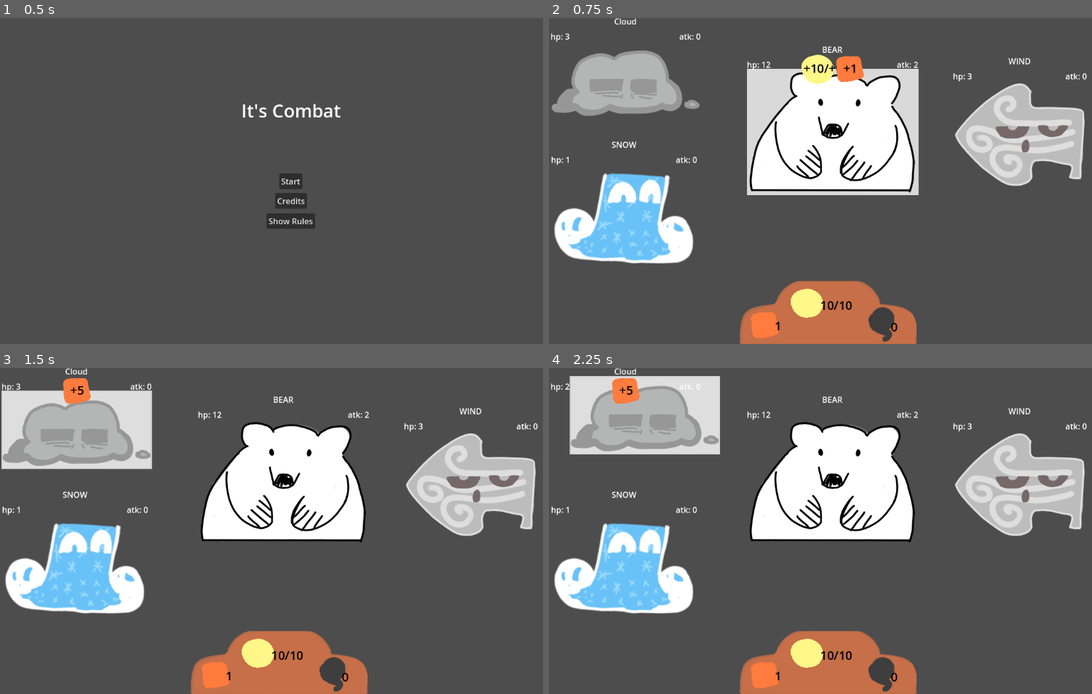
Above: before the commit, frames 1-4 (two rows, left to right).
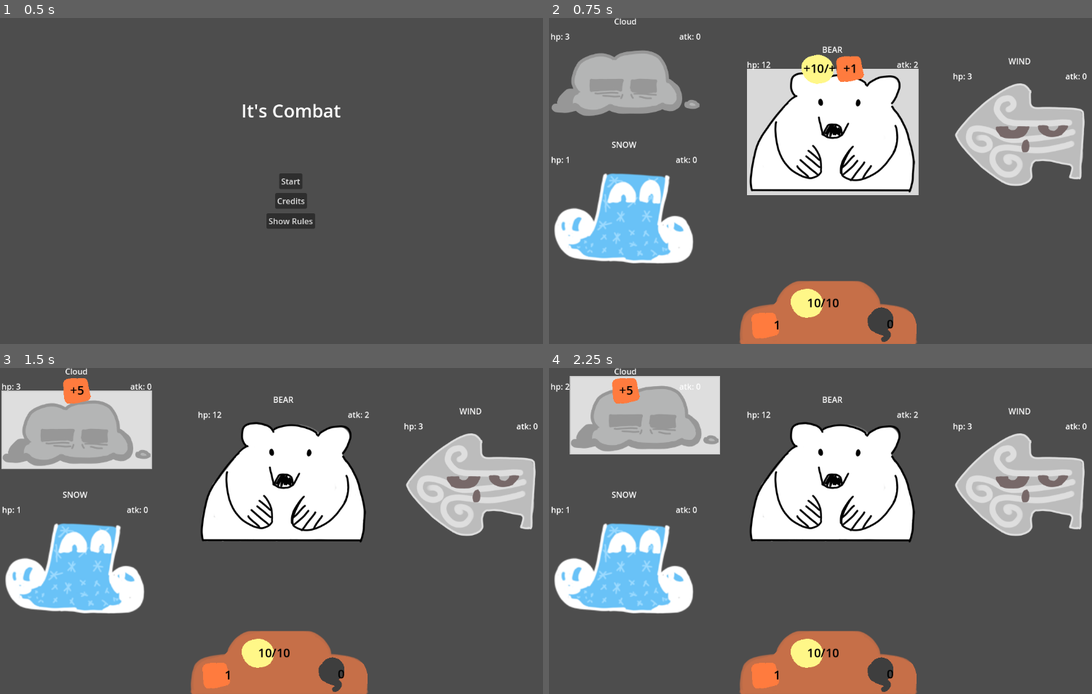
Above: after the commit, the same moments.

Repository: alex-mike-mark-again/godot-combat
Game: Godot game, scene res://main_menu.tscn
The game is run twice, just before and just after one commit, with the same random seed, the same clock (stepped at 60 frames per second) and the same inputs. The engine's default icon, where the game draws it, is replaced by a stand-in: a white triangle on a blue panel in a dark square.
Inputs (mouse positions are in pixels of both pictures, inside the frame that each line leads up to):
- Up to frame 1 (0.5 s): no input
- Up to frame 2 (0.75 s): click "Start" at 0.5 s
- Up to frame 3 (1.5 s): click (76, 429) at 1.27 s
- Up to frame 4 (2.25 s): click (625, 429) at 2.02 s

Frame 1 is identical in both runs. In frame 2, 0.3% of the frame differs, in the area x 37-65%, y 85-100%; in frame 3, 0.3%; in frame 4, 0.3%.

Commit message:
Adds a play UI change animation. It's not done yet. At all.

Diff:
--- a/player.gd
+++ b/player.gd
@@ -14,9 +14,16 @@
 
 func _update_displays(delta: Dictionary):
 	# so, this should be an animation that we don't wait on for sure.
-	light_display.text = str(hp)+"/"+str(maxHp)
-	heat_display.text = str(atk)
-	smoke_display.text = str(rdc)
+	$light_icon/current_label.text = str(hp)+"/"+str(maxHp)
+	$heat_icon/current_label.text = str(atk)
+	$smoke_icon/current_label.text = str(rdc)
+
+	if delta.get("hp") || delta.get("maxHp"):
+		$light_icon.play_delta_anim("NaN")
+	if delta.get("atk"):
+		$heat_icon.play_delta_anim(delta.atk)
+	if delta.get("rdc"):
+		$smoke_icon.play_delta_anim(delta.rdc)
 
 func on_victory():
 	_gain_permanent_buffs()
--- a/player.tscn
+++ b/player.tscn
@@ -1,59 +1,45 @@
-[gd_scene load_steps=7 format=3 uid="uid://d4fksgdv4turk"]
+[gd_scene load_steps=8 format=3 uid="uid://d4fksgdv4turk"]
 
 [ext_resource type="Script" path="res://player.gd" id="1_c8ry4"]
 [ext_resource type="Theme" uid="uid://dhn14l7ryv320" path="res://themes/player_theme.tres" id="1_t2r6v"]
 [ext_resource type="Texture2D" uid="uid://dxdmoowsm7uhd" path="res://sprites/player_plate_2.png" id="2_65d1y"]
 [ext_resource type="Texture2D" uid="uid://ik3lyxipbghc" path="res://sprites/light_icon.png" id="3_wis7s"]
 [ext_resource type="Texture2D" uid="uid://qt2h1hudlcey" path="res://sprites/heat_icon.png" id="4_dbem8"]
+[ext_resource type="PackedScene" uid="uid://cx0w0wocxsg33" path="res://ui/stat_icon.tscn" id="4_lbft7"]
 [ext_resource type="Texture2D" uid="uid://cdy3r0wuyy6ow" path="res://sprites/smoke_icon.png" id="5_efmpm"]
 
-[node name="Player" type="Control" node_paths=PackedStringArray("light_display", "heat_display", "smoke_display")]
+[node name="Player" type="Control"]
 z_index = 1
 layout_mode = 3
 anchors_preset = 0
 theme = ExtResource("1_t2r6v")
 script = ExtResource("1_c8ry4")
-light_display = NodePath("light_icon/Label")
-heat_display = NodePath("heat_icon/Label")
-smoke_display = NodePath("smoke_icon/Label")
 atk = 1
 maxHp = 10
 
 [node name="plate" type="Sprite2D" parent="."]
 texture = ExtResource("2_65d1y")
 
-[node name="light_icon" type="Sprite2D" parent="."]
-position = Vector2(-49, -21)
+[node name="light_icon" parent="." instance=ExtResource("4_lbft7")]
+layout_mode = 0
+offset_left = -81.0
+offset_top = -50.0
+offset_right = -17.0
+offset_bottom = 8.0
 texture = ExtResource("3_wis7s")
 
-[node name="Label" type="Label" parent="light_icon"]
-offset_left = 26.0
-offset_top = -13.0
-offset_right = 89.0
-offset_bottom = 13.0
-theme = ExtResource("1_t2r6v")
-text = "X/Y"
-
-[node name="heat_icon" type="Sprite2D" parent="."]
-position = Vector2(-132, 23)
+[node name="heat_icon" parent="." instance=ExtResource("4_lbft7")]
+layout_mode = 0
+offset_left = -159.0
+offset_top = -2.0
+offset_right = -104.0
+offset_bottom = 49.0
 texture = ExtResource("4_dbem8")
 
-[node name="Label" type="Label" parent="heat_icon"]
-offset_left = 19.0
-offset_top = -16.0
-offset_right = 59.0
-offset_bottom = 10.0
-theme = ExtResource("1_t2r6v")
-text = "X"
-
-[node name="smoke_icon" type="Sprite2D" parent="."]
-position = Vector2(99, 21)
+[node name="smoke_icon" parent="." instance=ExtResource("4_lbft7")]
+layout_mode = 0
+offset_left = 71.0
+offset_top = -13.0
+offset_right = 122.0
+offset_bottom = 56.0
 texture = ExtResource("5_efmpm")
-
-[node name="Label" type="Label" parent="smoke_icon"]
-offset_left = 18.0
-offset_top = -12.0
-offset_right = 59.0
-offset_bottom = 14.0
-theme = ExtResource("1_t2r6v")
-text = "Z"
--- /dev/null
+++ b/stat_icon.gd
@@ -0,0 +1,15 @@
+extends TextureRect
+
+# needs to uh. God.
+# like, make a _new_ delta label.
+# then play the animation on it.
+# instead of this.
+
+# also, not be red for positive changes.
+
+# also use colours from our pallete
+func play_delta_anim(delta):
+	$current_label/delta_label.text = str(delta);
+	$AnimationPlayer.play("delta")
+	await $AnimationPlayer.animation_finished
+	$current_label/delta_label.text = ""
--- /dev/null
+++ b/ui/stat_icon.tscn
@@ -0,0 +1,83 @@
+[gd_scene load_steps=5 format=3 uid="uid://cx0w0wocxsg33"]
+
+[ext_resource type="Script" path="res://stat_icon.gd" id="2_8kuid"]
+[ext_resource type="Theme" uid="uid://dhn14l7ryv320" path="res://themes/player_theme.tres" id="3_aaj06"]
+
+[sub_resource type="Animation" id="Animation_rqkmd"]
+resource_name = "delta"
+step = 0.25
+tracks/0/type = "value"
+tracks/0/imported = false
+tracks/0/enabled = true
+tracks/0/path = NodePath(".:position")
+tracks/0/interp = 2
+tracks/0/loop_wrap = true
+tracks/0/keys = {
+"times": PackedFloat32Array(0, 1),
+"transitions": PackedFloat32Array(1, 1),
+"update": 0,
+"values": [Vector2(-1.5, 0), Vector2(-1.5, -30)]
+}
+tracks/1/type = "value"
+tracks/1/imported = false
+tracks/1/enabled = true
+tracks/1/path = NodePath(".:modulate")
+tracks/1/interp = 1
+tracks/1/loop_wrap = true
+tracks/1/keys = {
+"times": PackedFloat32Array(0, 0.25, 0.5, 0.75, 1),
+"transitions": PackedFloat32Array(1, 1, 1, 1, 1),
+"update": 0,
+"values": [Color(1, 1, 1, 1), Color(0.27451, 0.27451, 0.27451, 1), Color(1, 1, 1, 1), Color(0.27451, 0.27451, 0.27451, 0.501961), Color(0, 0, 0, 0)]
+}
+
+[sub_resource type="AnimationLibrary" id="AnimationLibrary_1ek3t"]
+_data = {
+"delta": SubResource("Animation_rqkmd")
+}
+
+[node name="stat_icon" type="TextureRect"]
+offset_left = -49.0
+offset_top = -21.0
+offset_right = -49.0
+offset_bottom = -21.0
+script = ExtResource("2_8kuid")
+
+[node name="current_label" type="Label" parent="."]
+layout_mode = 1
+anchors_preset = -1
+anchor_left = 1.36719
+anchor_top = 0.5
+anchor_right = 1.36719
+anchor_bottom = 0.5
+offset_left = -31.5
+offset_top = -18.5
+offset_right = -16.5
+offset_bottom = 18.5
+grow_horizontal = 2
+grow_vertical = 2
+theme = ExtResource("3_aaj06")
+text = "X"
+metadata/_edit_use_anchors_ = true
+
+[node name="delta_label" type="Label" parent="current_label"]
+modulate = Color(0, 0, 0, 0)
+layout_mode = 1
+anchors_preset = -1
+anchor_top = -0.743243
+anchor_right = 1.0
+anchor_bottom = 0.256757
+offset_left = -1.5
+offset_top = -2.5
+offset_right = 1.5
+offset_bottom = -2.5
+grow_horizontal = 2
+grow_vertical = 2
+theme_override_colors/font_color = Color(1, 0, 0, 1)
+metadata/_edit_use_anchors_ = true
+
+[node name="AnimationPlayer" type="AnimationPlayer" parent="."]
+root_node = NodePath("../current_label/delta_label")
+libraries = {
+"": SubResource("AnimationLibrary_1ek3t")
+}
